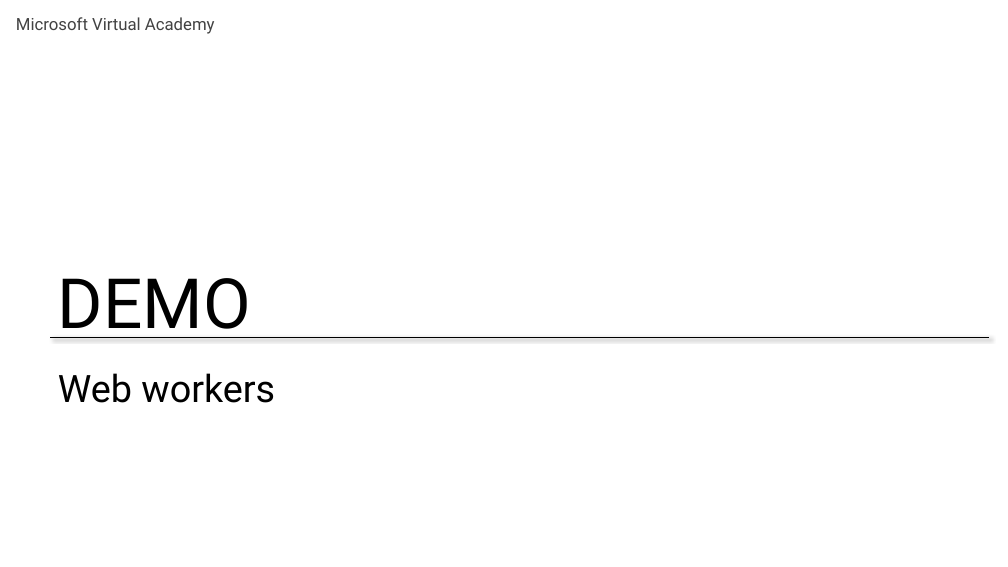
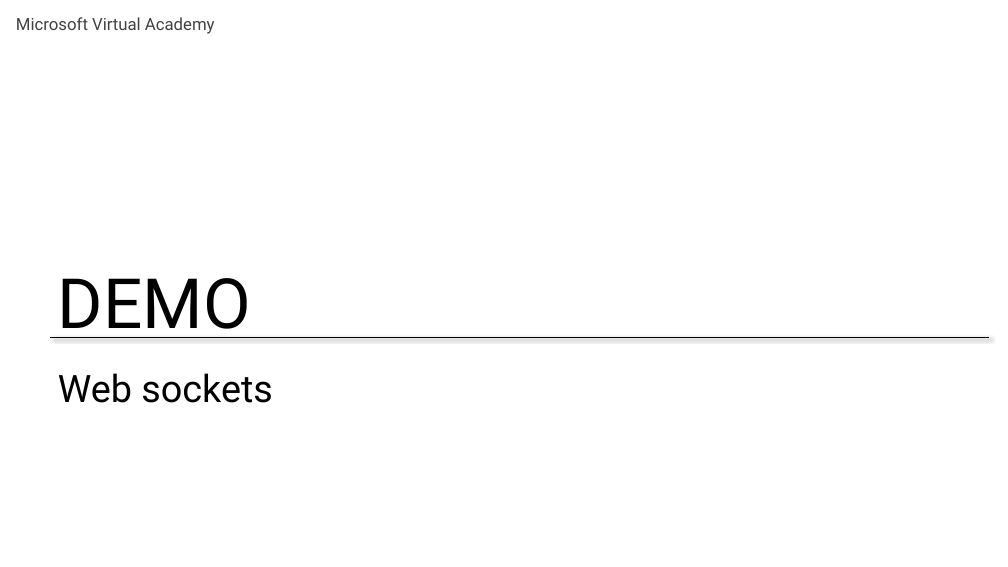
Before and after one commit to Amart85/JavaScript-Experienced-Developers, a slide deck: slide 16 of Slides/Module 4 - Server communication.pptx (slide 7 before the commit). Drawn at 1008x567 pixels with LibreOffice and Linux fonts; fonts in the diff are those of the drawing. Boxes give left, top, right and bottom in pixels: in the first picture for what was removed or moved away, otherwise in the second. Text is boxed around its words. In the diff, an @@ line names an element or a change of style, - is before the commit and + after.

```diff
--- a/Slides/Module 4 - Server communication.pptx
+++ b/Slides/Module 4 - Server communication.pptx
@@ title at (x1=58, y1=373, x2=273, y2=403): text changed @@
-Web workers
+Web sockets
```
Also in this commit, not shown: 2 other slides changed, 11 slides added, 9 slides removed, 1 other file.
